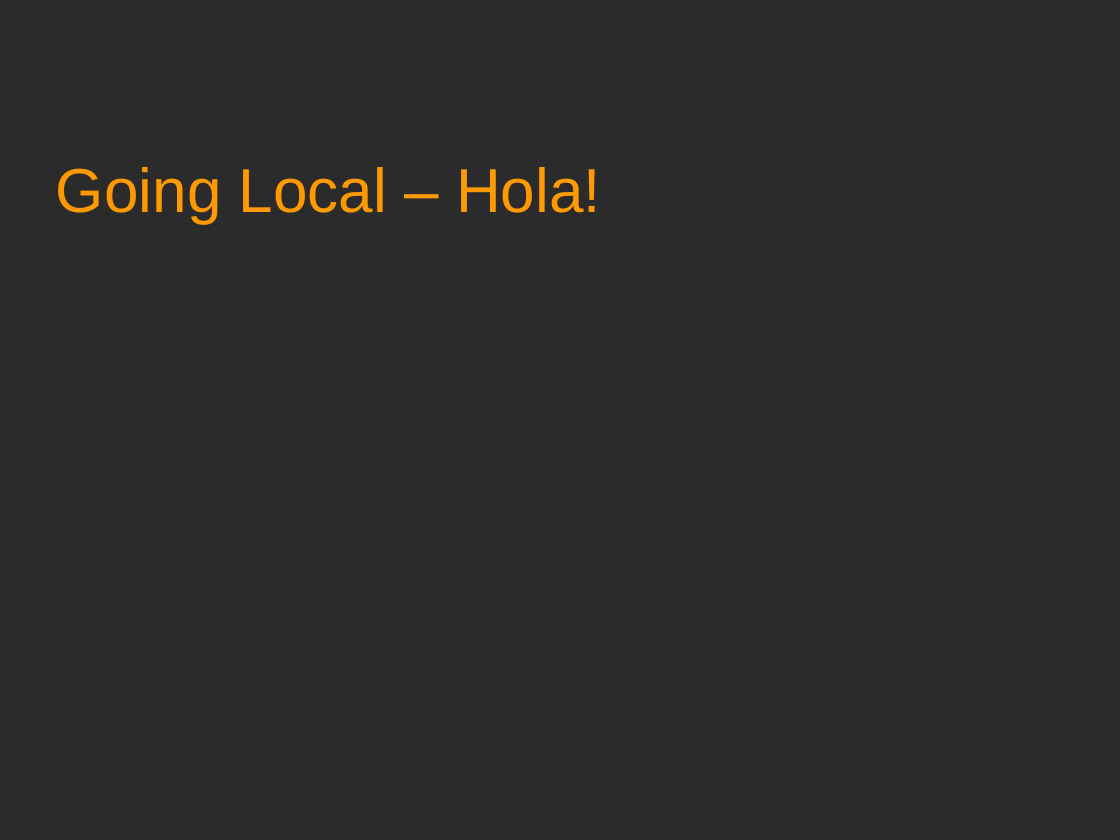
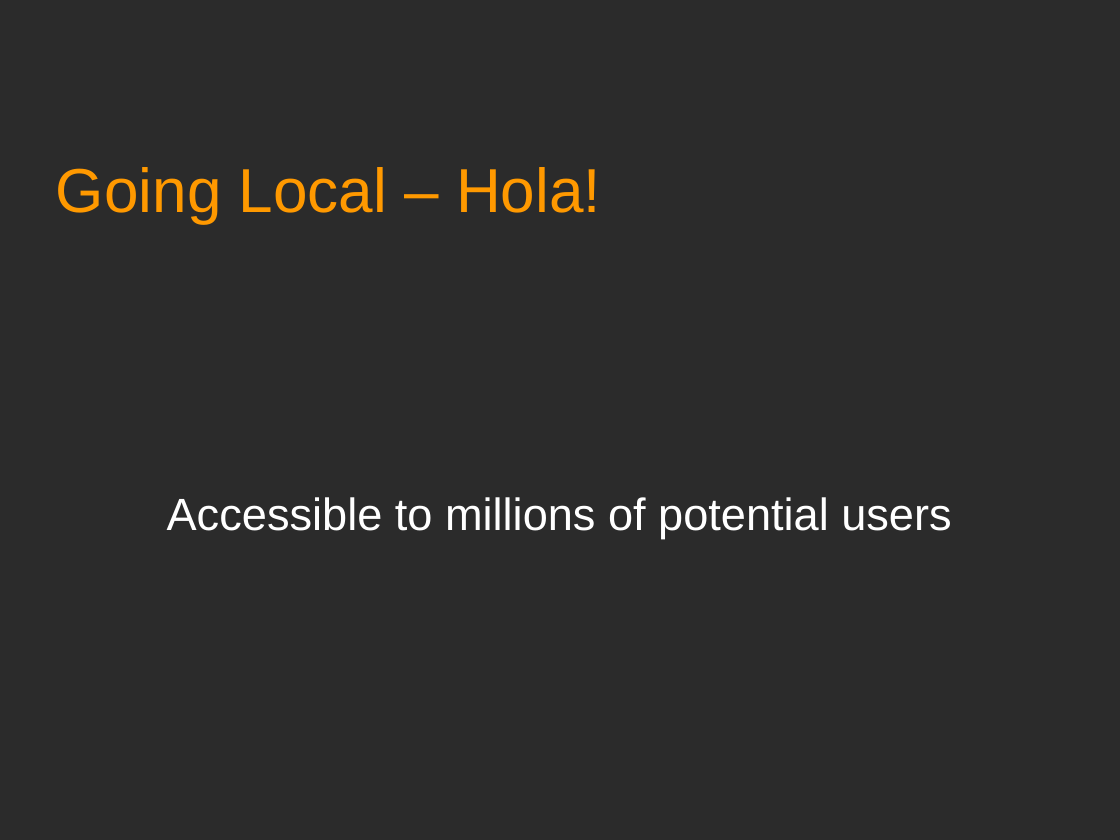
Before and after one commit to Academy-Soft-Intellect/Android-Programming-for-Beginners, a slide deck: slide 1 of 27_Going_Local_Hola.odp. Drawn at 1120x840 pixels with LibreOffice and Linux fonts; fonts in the diff are those of the drawing; background and template pictures are left out; a plain dark background stands for a picture behind light text. Boxes give left, top, right and bottom in pixels: in the first picture for what was removed or moved away, otherwise in the second. Text is boxed around its words. In the diff, an @@ line names an element or a change of style, - is before the commit and + after.

```diff
--- a/27_Going_Local_Hola.odp
+++ b/27_Going_Local_Hola.odp
@@ subtitle added at (167,497,951,538), 32 pt, text #FFFFFF @@
+Accessible to millions of potential users
```
Also in this commit, not shown: 1 other slide changed, 1 slide added.
